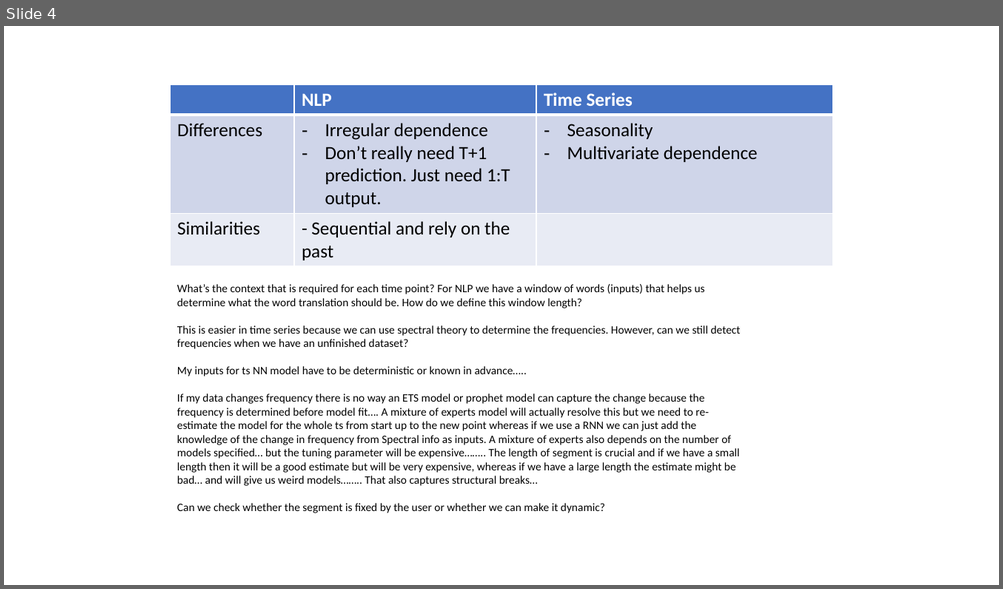
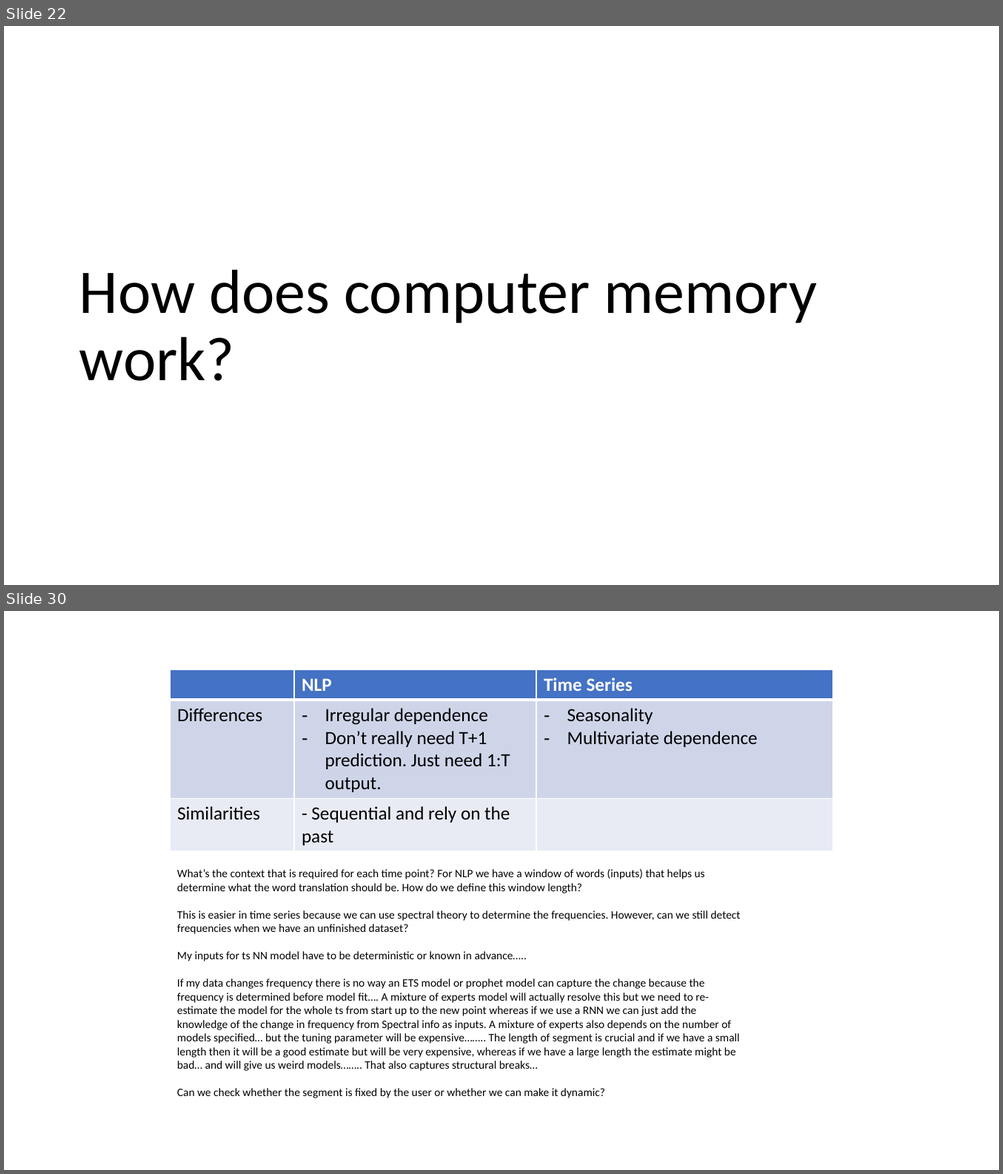
Before and after one commit to francisa6/Leetcode, a slide deck: Leetcode_Topics.pptx. Shown one above the other, each under a label of ours: slide 4 before the commit, slides 22 and 30 after it; the slides between them are not shown. The pictures are 1003x589 and 1003x1174 pixels, drawn with LibreOffice and Linux fonts; fonts in the diff are those of the drawing. Boxes give left, top, right and bottom in pixels: in the first picture for what was removed or moved away, otherwise in the second. Text is boxed around its words. In the diff, an @@ line names an element or a change of style, - is before the commit and + after.

```diff
--- a/Leetcode_Topics.pptx
+++ b/Leetcode_Topics.pptx
@@ slide 22 added at (4, 26, 999, 585), background #FFFFFF @@
@@ title added at (79, 269, 817, 381), 60 pt, text #000000 @@
+How does computer memory work?
@@ what was slide 4 is now slide 30 @@
```
Also in this commit, not shown: 25 other slides added, 45 other files.
